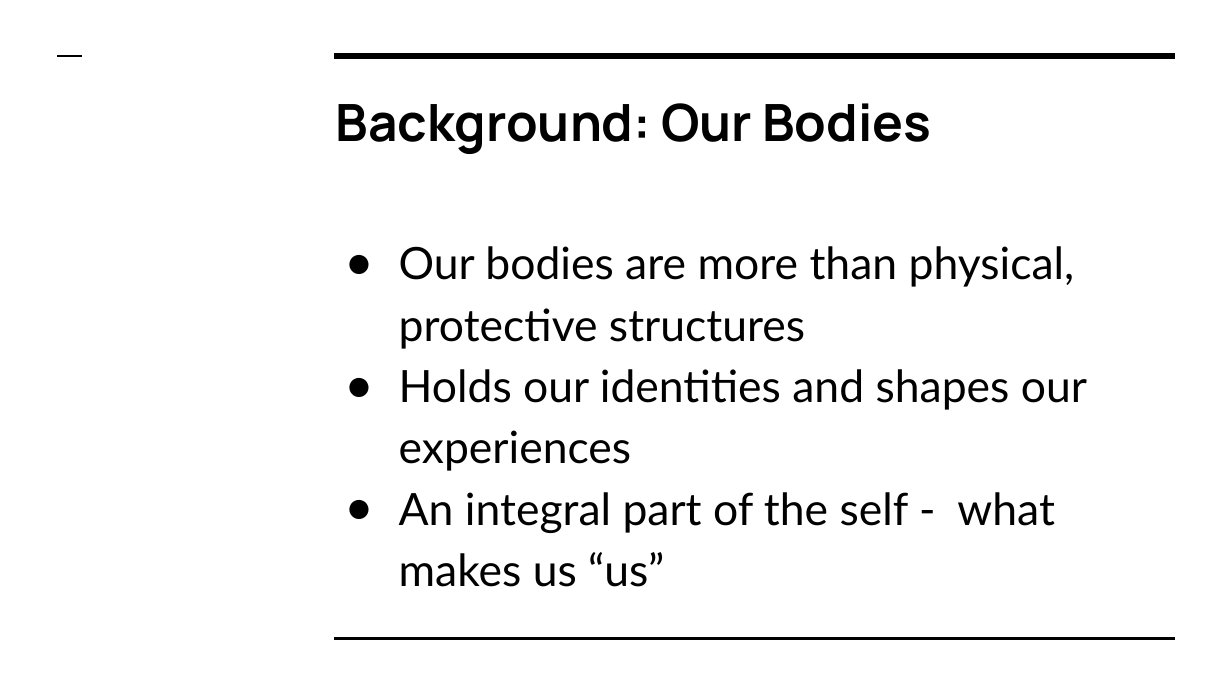
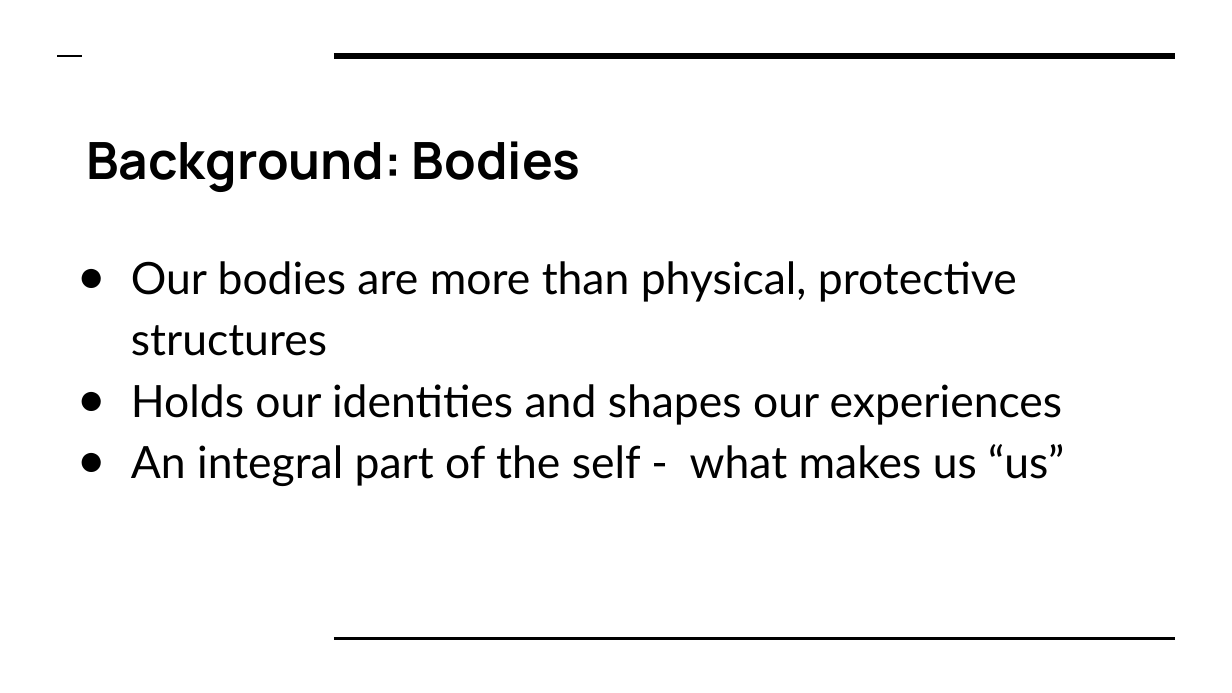
Before and after one commit to jh701/JiayiHao_Homework, a slide deck: slide 2 of JiayiHao_ActualMidterm/Jiayi Mediart 206 Presentation.pptx. Drawn at 1232x693 pixels with LibreOffice and Linux fonts; fonts in the diff are those of the drawing. Boxes give left, top, right and bottom in pixels: in the first picture for what was removed or moved away, otherwise in the second. Text is boxed around its words. In the diff, an @@ line names an element or a change of style, - is before the commit and + after.

```diff
--- a/JiayiHao_ActualMidterm/Jiayi Mediart 206 Presentation.pptx
+++ b/JiayiHao_ActualMidterm/Jiayi Mediart 206 Presentation.pptx
@@ title at [86, 141, 581, 192]: text changed @@
-Background: Our Bodies
+Background: Bodies
@@ text "Our bodies are more than ..." rewrapped from [399, 246, 1087, 587] to [131, 261, 1064, 486] @@
```
Also in this commit, not shown: 5 other slides changed, 1 slide added, 5 other files.
